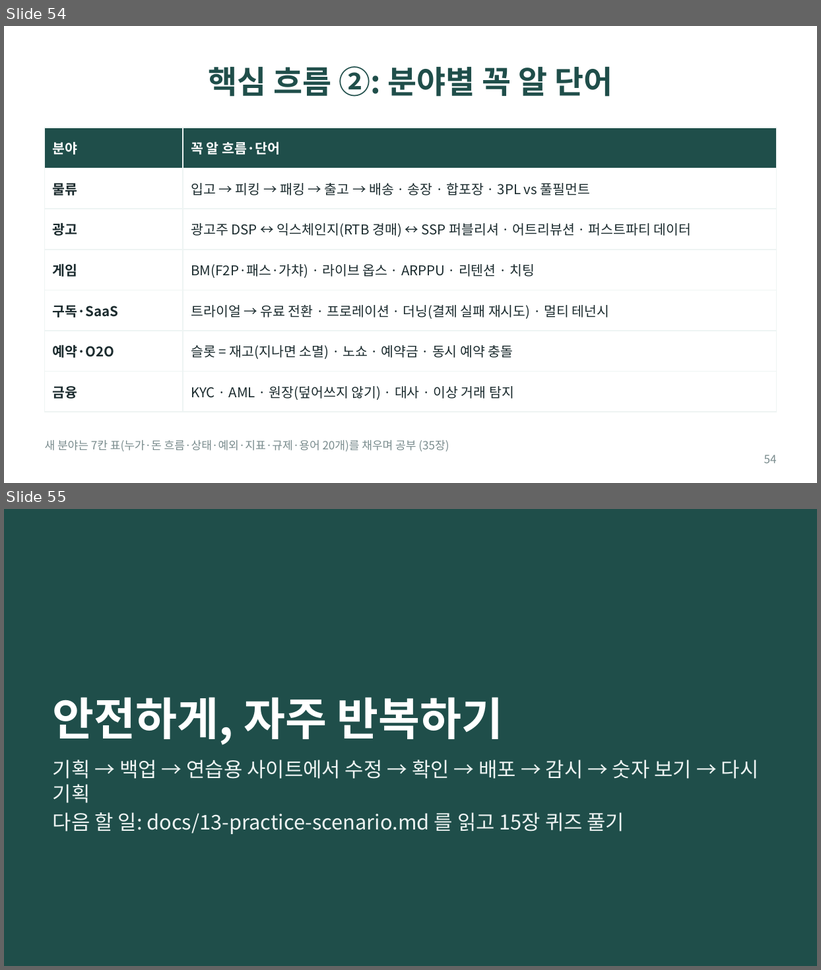
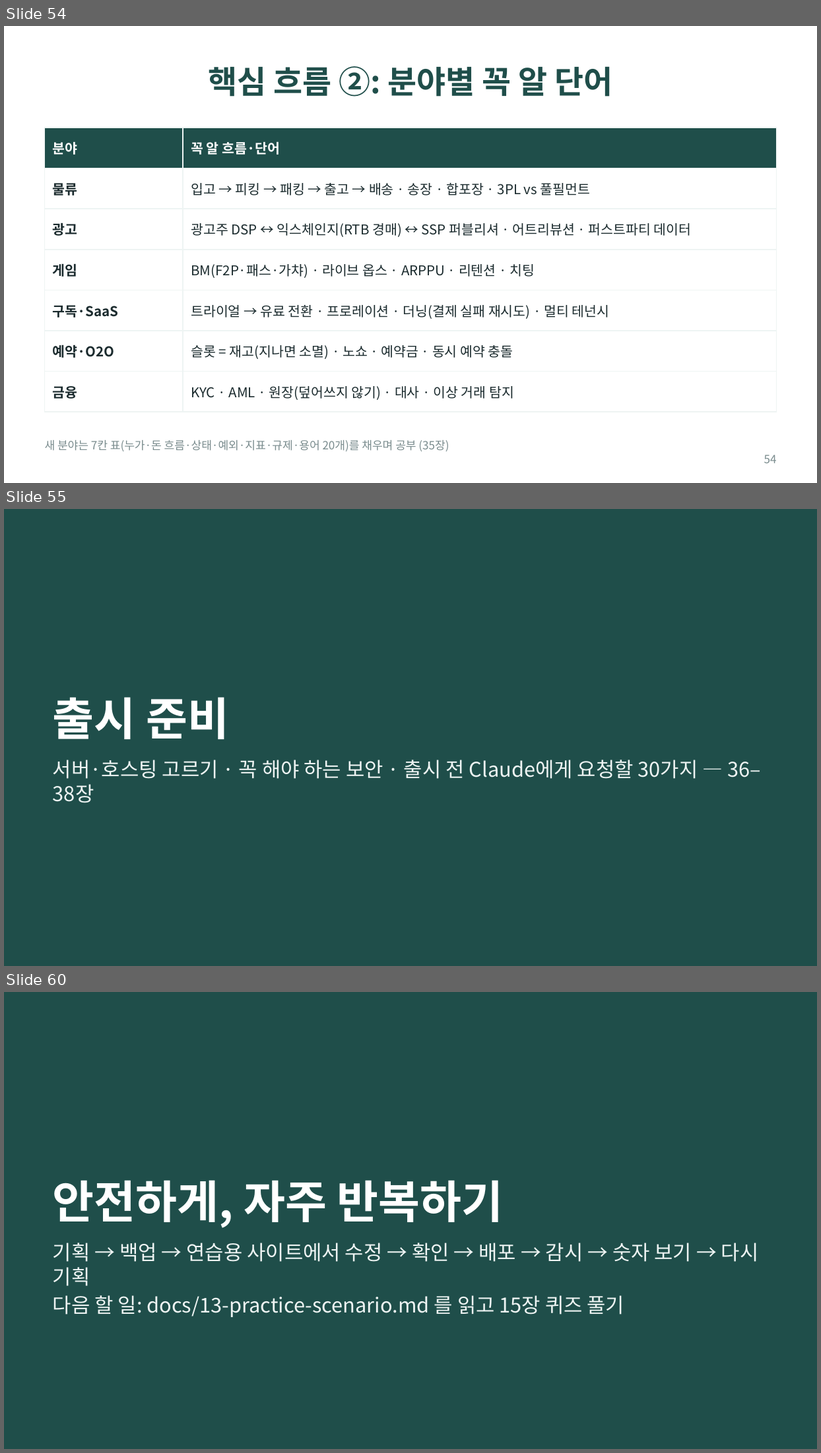
Before and after one commit to bincodin-ko/stanford-study, a slide deck: slides/internet-business-101.pptx. Shown one above the other, each under a label of ours: slides 54 and 55 before the commit, slides 54, 55 and 60 after it; the slides between them are not shown. The pictures are 821x970 and 821x1453 pixels, drawn with LibreOffice and Linux fonts; fonts in the diff are those of the drawing. Boxes give left, top, right and bottom in pixels: in the first picture for what was removed or moved away, otherwise in the second. Text is boxed around its words. In the diff, an @@ line names an element or a change of style, - is before the commit and + after.

```diff
--- a/slides/internet-business-101.pptx
+++ b/slides/internet-business-101.pptx
@@ slide 55 added at (x1=4, y1=509, x2=817, y2=966), background #1F4E4A @@
@@ title added at (x1=53, y1=697, x2=229, y2=739), 40 pt, text #FFFFFF, bold @@
+출시 준비
@@ text added at (x1=53, y1=760, x2=761, y2=803), 18 pt, text #EEF4F3 @@
+서버·호스팅 고르기 · 꼭 해야 하는 보안 · 출시 전 Claude에게 요청할 30가지 — 36–38장
@@ what was slide 55 is now slide 60 @@
```
Also in this commit, not shown: 4 other slides added, 9 other files.
